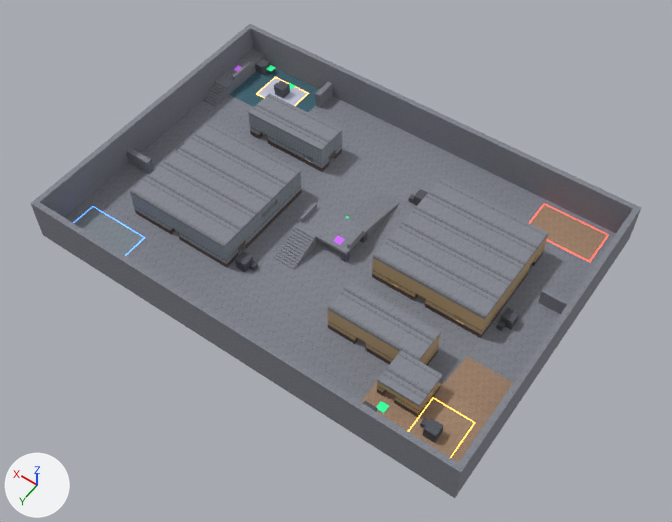
The glTF model models/liminal/arena_liminal.glb as it was, and as the next commit left it.
One viewpoint serves both versions: a camera (50 mm lens) standing at (-57.5, 80.4, 119.0) and looking at (-3.0, 4.1, -1.0). The axes (+X, +Y, +Z) are drawn at lower left. The lights are the same throughout. The first picture is the older version. Where no turn or scale is listed for an object, it has been applied to the vertices. Vertices at exactly the same position are counted once.

Objects in the first picture: 'a_ramp', 'deck', 'deck_ramp', 'ground', 'plateau', 'roof_nw', 'roof_se', 'roof_store', 'roof_workshop', 'spawn_attack', 'wall_e', 'wall_n', 'wall_s', 'wall_w' and 90 more.
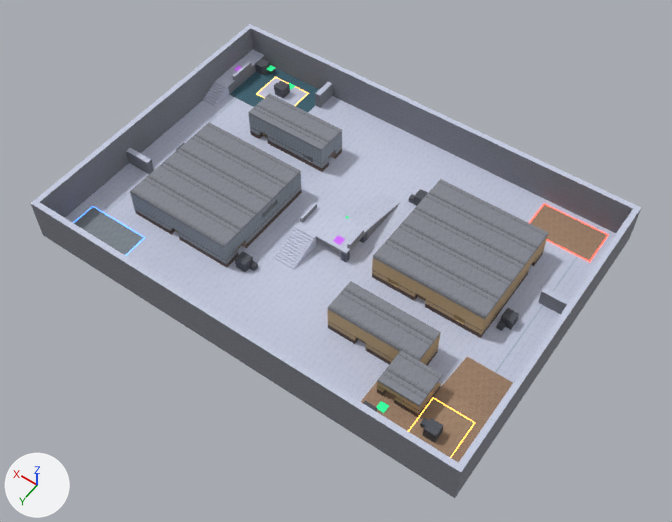
Changed parts and their boxes [x1, y1, x2, y2] in the pictures (672 x 522 px):
part 1 of me_deck_001, recoloured (grey to white): [297, 203, 367, 253] in both
part 2 of me_deck_ramp_001, recoloured (grey to white): [348, 193, 400, 230] in both
part 3 of me_ground_001, added: after [65, 68, 616, 393]
part 4 of me_ground_001, recoloured (grey to white): [231, 96, 568, 383] in both
part 5 of me_wall_n_001, recoloured: [31, 200, 465, 472] in both
part 6 of me_wall_s_001, recoloured: [247, 24, 641, 211] in both
part 7 of me_wall_w_001, recoloured: [458, 209, 639, 466] in both

What changed in the scene script:
```text
Add img_pool_tiles_line:
    img_pool_tiles_line = load_image('pool_tiles_line', '_unpacked/pool_tiles_line', 64, 64, 'sRGB')
Add mat_kenney_pool_tiles_line:
    mat_kenney_pool_tiles_line = principled_material('kenney_pool_tiles_line')
    mat_kenney_pool_tiles_line.texture = img_pool_tiles_line
    mat_kenney_pool_tiles_line.roughness = 0.85
Change me_deck_001:
    where me_deck_001.from_pydata(...)  # 81 vertices, 130 faces; spans x -5.0..5.0, y -3.0..3.0, z 0.0..0.5
    used by ob_deck; location = (0.0, 1.0, 2.0)
    me_deck_001 part 1: all 2 faces that had it switch from mat_kenney_wall_concrete_small (picture img_wall_concrete_small) to mat_kenney_pool_tiles (picture img_pool_tiles)
Change me_deck_ramp_001:
    where me_deck_ramp_001.from_pydata(...)  # 14 vertices, 24 faces; spans x -2.0..2.0, y 0.0..10.0, z 0.0..2.5
    used by ob_deck_ramp; location = (-3.0, -12.0, 0.0)
    me_deck_ramp_001 part 2: all 6 faces that had it switch from mat_kenney_wall_concrete_small (picture img_wall_concrete_small) to mat_kenney_pool_tiles (picture img_pool_tiles)
Change me_ground_001:
    used by ob_ground; location = (0.0, 0.0, -1.0)
    remove me_ground_001.from_pydata(...)  # 104 vertices, 172 faces; spans x -40.0..40.0, y -28.0..28.0, z 0.0..1.0
    add me_ground_001.from_pydata(...)  # 172 vertices, 296 faces; spans x -40.0..40.0, y -28.0..28.0, z 0.0..1.0
    me_ground_001 part 3: 68 vertices added at x -40.0..40.0, y -28.0..28.0, z 1.0
    me_ground_001 part 4: 64 faces spanning x -29.0..40.0, y -28.0..15.0, z 1.0 switch from mat_kenney_wall_concrete_small (picture img_wall_concrete_small) to mat_kenney_pool_tiles (picture img_pool_tiles)
    add me_ground_001.materials.append(mat_kenney_pool_tiles_line)  # picture img_pool_tiles_line
Change me_wall_n_001:
    where me_wall_n_001.from_pydata(...)  # 28 vertices, 36 faces; spans x -40.0..40.0, y -0.5..0.5, z 0.0..7.0
    used by ob_wall_n; location = (0.0, 27.5, 0.0)
    me_wall_n_001 part 5: all 2 faces that had it switch from mat_kenney_wall_concrete_small (picture img_wall_concrete_small) to mat_kenney_pool_tiles (picture img_pool_tiles)
Change me_wall_s_001:
    where me_wall_s_001.from_pydata(...)  # 28 vertices, 36 faces; spans x -40.0..40.0, y -0.5..0.5, z 0.0..7.0
    used by ob_wall_s; location = (0.0, -27.5, 0.0)
    me_wall_s_001 part 6: all 2 faces that had it switch from mat_kenney_wall_concrete_small (picture img_wall_concrete_small) to mat_kenney_pool_tiles (picture img_pool_tiles)
Change me_wall_w_001:
    where me_wall_w_001.from_pydata(...)  # 28 vertices, 36 faces; spans x -0.5..0.5, y -27.0..27.0, z 0.0..7.0
    used by ob_wall_w; location = (-39.5, 0.0, 0.0)
    me_wall_w_001 part 7: all 2 faces that had it switch from mat_kenney_wall_concrete_small (picture img_wall_concrete_small) to mat_kenney_pool_tiles (picture img_pool_tiles)
```
